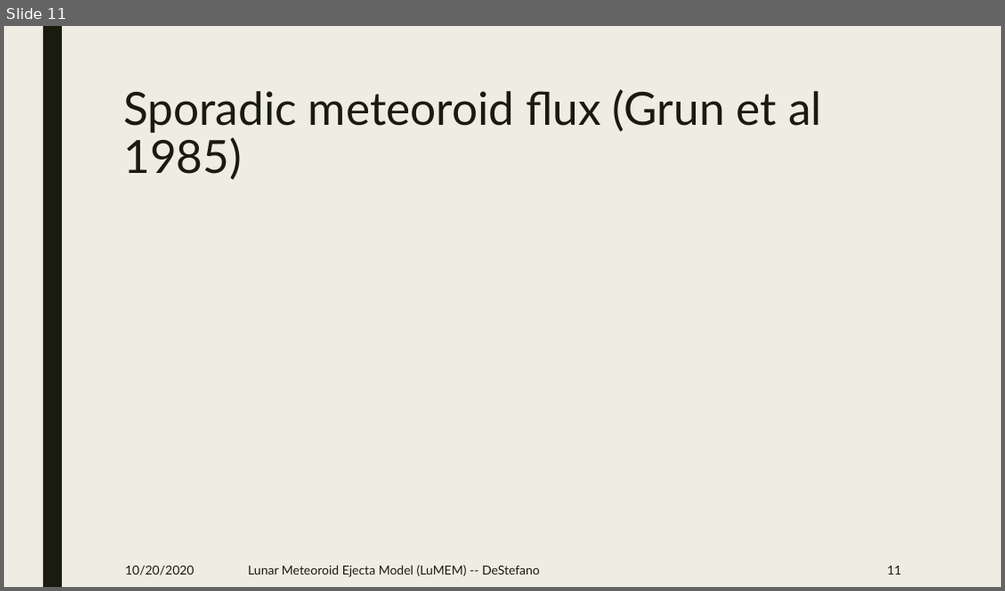
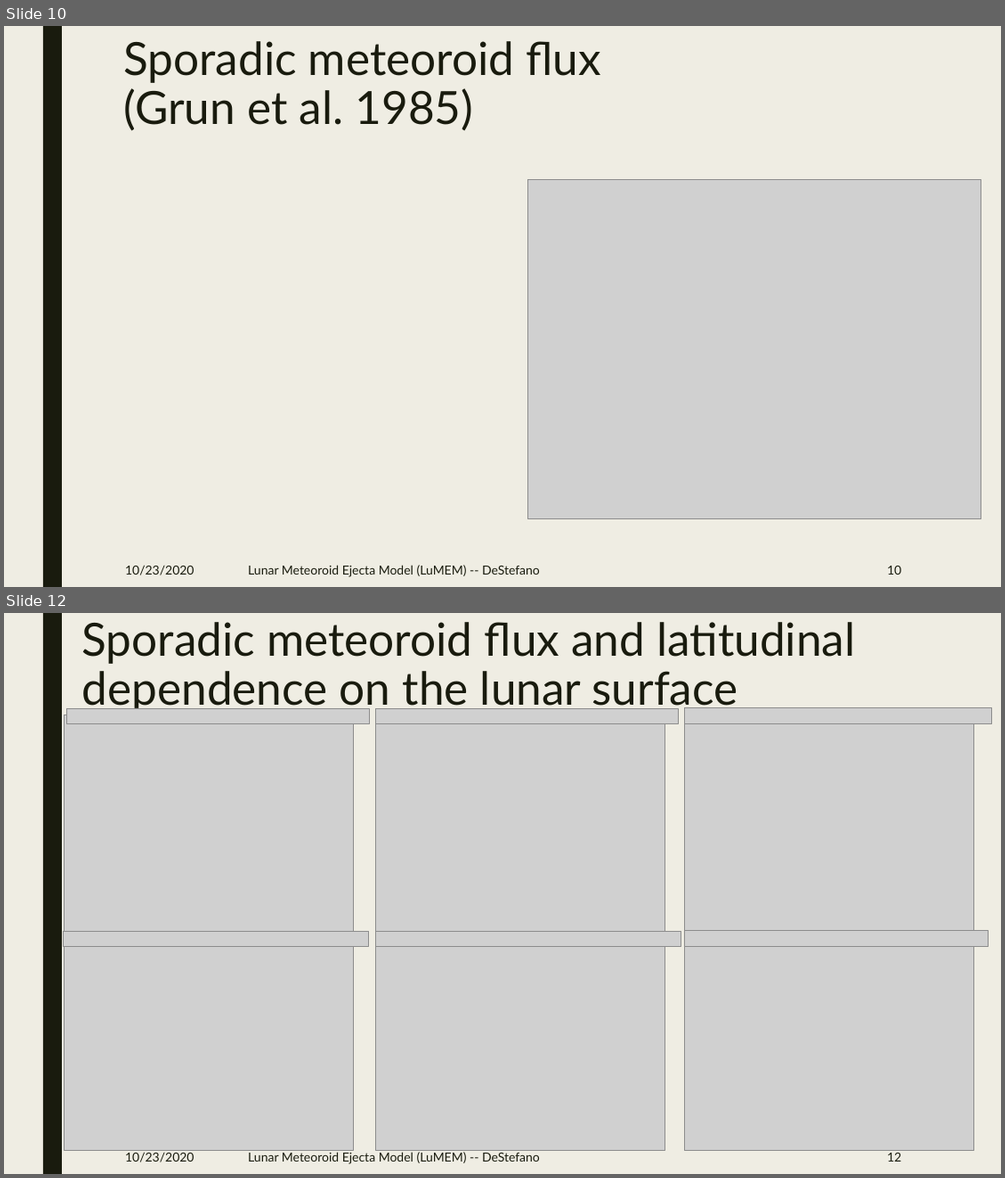
Before and after one commit to pmbremner/LunarEjecta, a slide deck: Presentation/Lunar_Secondary_Ejecta_Model.pptx. Shown one above the other, each under a label of ours: slide 11 before the commit, slides 10 and 12 after it; the slides between them are not shown. The pictures are 1005x591 and 1005x1178 pixels, drawn with LibreOffice and Linux fonts; fonts in the diff are those of the drawing; grey boxes stand for pictures. Boxes give left, top, right and bottom in pixels: in the first picture for what was removed or moved away, otherwise in the second. Text is boxed around its words. In the diff, an @@ line names an element or a change of style, - is before the commit and + after.

```diff
--- a/Presentation/Lunar_Secondary_Ejecta_Model.pptx
+++ b/Presentation/Lunar_Secondary_Ejecta_Model.pptx
@@ slide 12 added at (4,613,1001,1174), background #EFEDE3; not listed: 1 template element that a slide beside it also shows @@
@@ title added at (82,622,855,713), 44 pt, text #191B0E @@
+Sporadic meteoroid flux and latitudinal dependence on the lunar surface
@@ picture added at (65,714,354,932) @@
@@ picture added at (67,708,370,723) @@
@@ picture added at (376,714,665,932) @@
@@ picture added at (376,709,679,723) @@
@@ picture added at (685,714,974,932) @@
@@ picture added at (685,708,991,724) @@
@@ picture added at (64,932,369,947) @@
@@ picture added at (376,932,680,947) @@
@@ picture added at (684,931,987,948) @@
@@ picture added at (65,933,354,1150) @@
@@ picture added at (376,933,665,1150) @@
@@ picture added at (685,933,974,1150) @@
@@ text added at (125,1151,194,1162), 12 pt, text #191B0E @@
+10/23/2020
@@ text added at (248,1151,540,1164), 12 pt, text #191B0E @@
+Lunar Meteoroid Ejecta Model (LuMEM) -- DeStefano
@@ page number added at (887,1152,901,1161), 12 pt, text #191B0E @@
+12
@@ what was slide 11 is now slide 10 @@
@@ slide 10 changed as well @@
@@ title at (123,41,600,131): text changed @@
-Sporadic meteoroid flux (Grun et al 1985)
+Sporadic meteoroid flux
+(Grun et al. 1985)
@@ picture added at (528,179,981,519) @@
@@ text at (125,564,194,575): text changed @@
-10/20/2020
+10/23/2020
@@ page number at (887,565,901,574): text changed @@
-11
+10
```
Also in this commit, not shown: 12 other slides changed, 9 other slides added, 7 other files.
